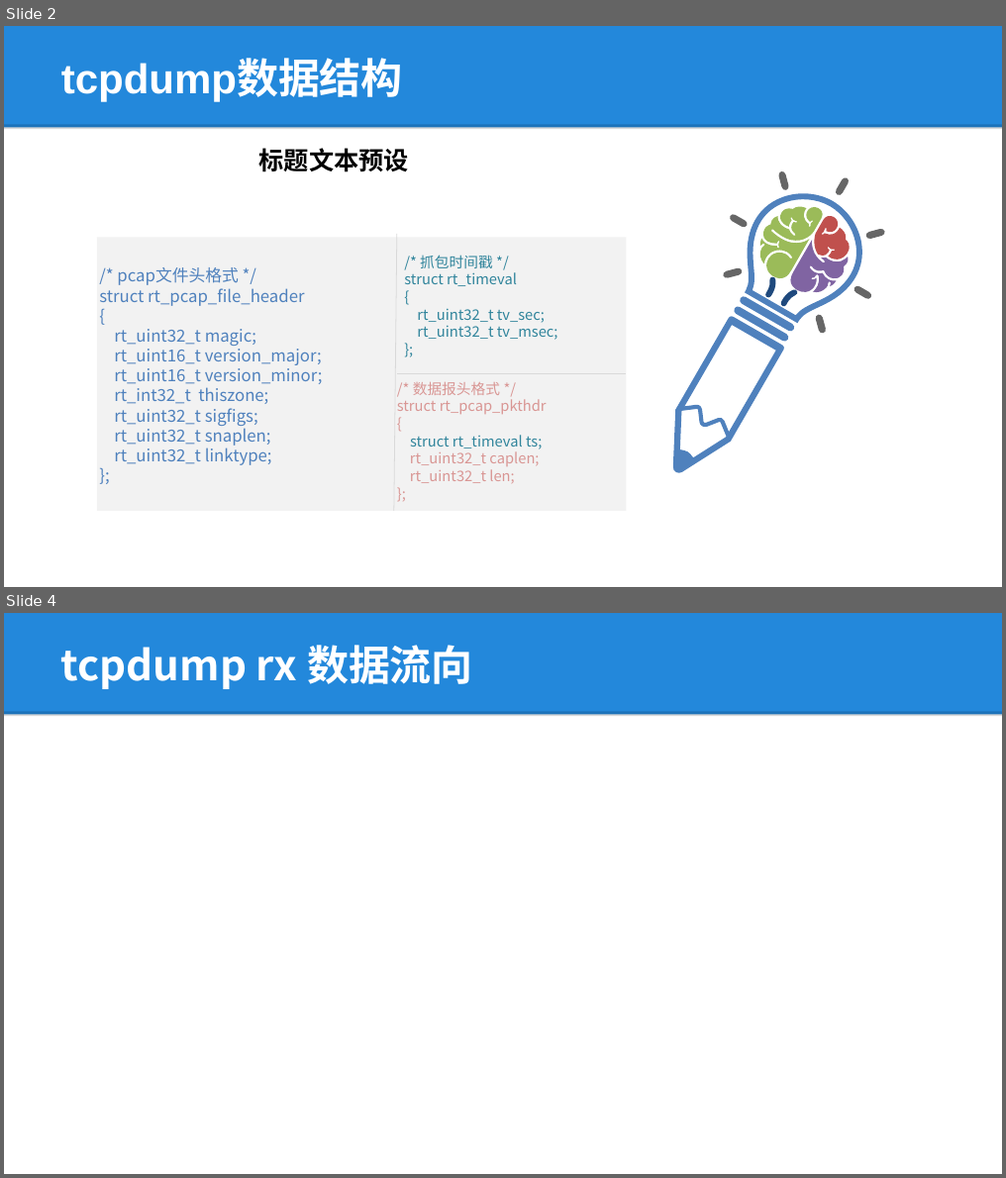
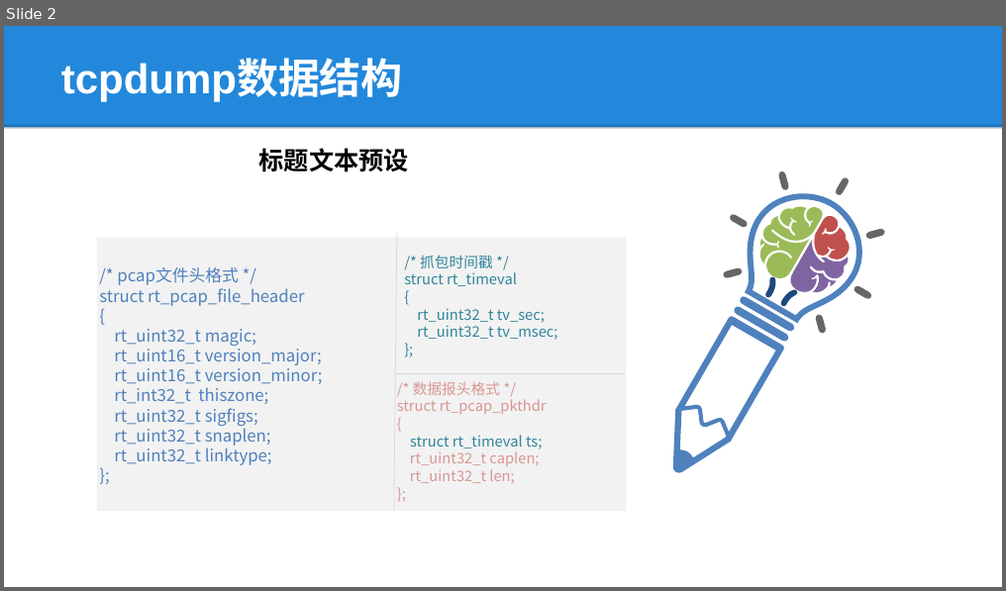
Before and after one commit to lepustse/tcpdump, a slide deck: tcpdump.pptx. Shown one above the other, each under a label of ours: slides 2 and 4 before the commit, slide 2 after it; the slides between them are not shown. The pictures are 1006x1178 and 1006x591 pixels, drawn with LibreOffice and Linux fonts; fonts in the diff are those of the drawing; background and template pictures are left out. Boxes give left, top, right and bottom in pixels: in the first picture for what was removed or moved away, otherwise in the second. Text is boxed around its words. In the diff, an @@ line names an element or a change of style, - is before the commit and + after.

```diff
--- a/tcpdump.pptx
+++ b/tcpdump.pptx
@@ slide 4 removed at (4,613,1002,1174), background #FFFFFF; not listed: 2 template elements that a slide beside it also shows @@
@@ title removed at (61,645,473,689) @@
-tcpdump rx 数据流向
```
Also in this commit, not shown: 1 slide changed, 6 slides added, 1 other slide removed.
